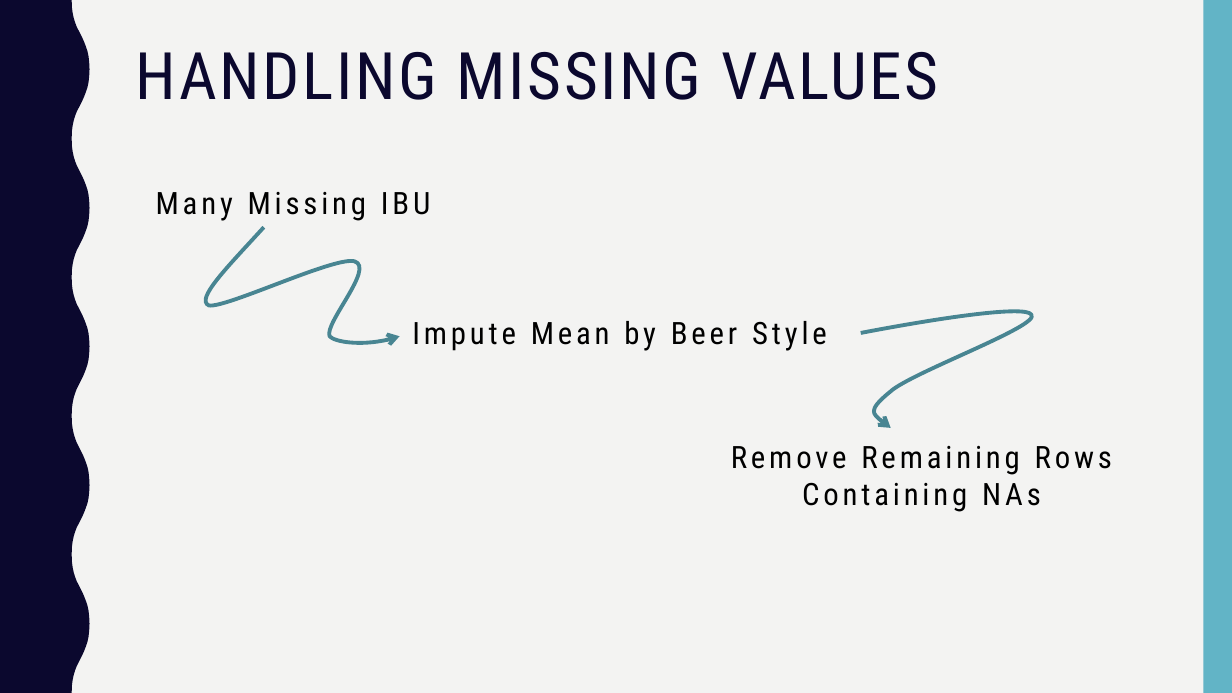
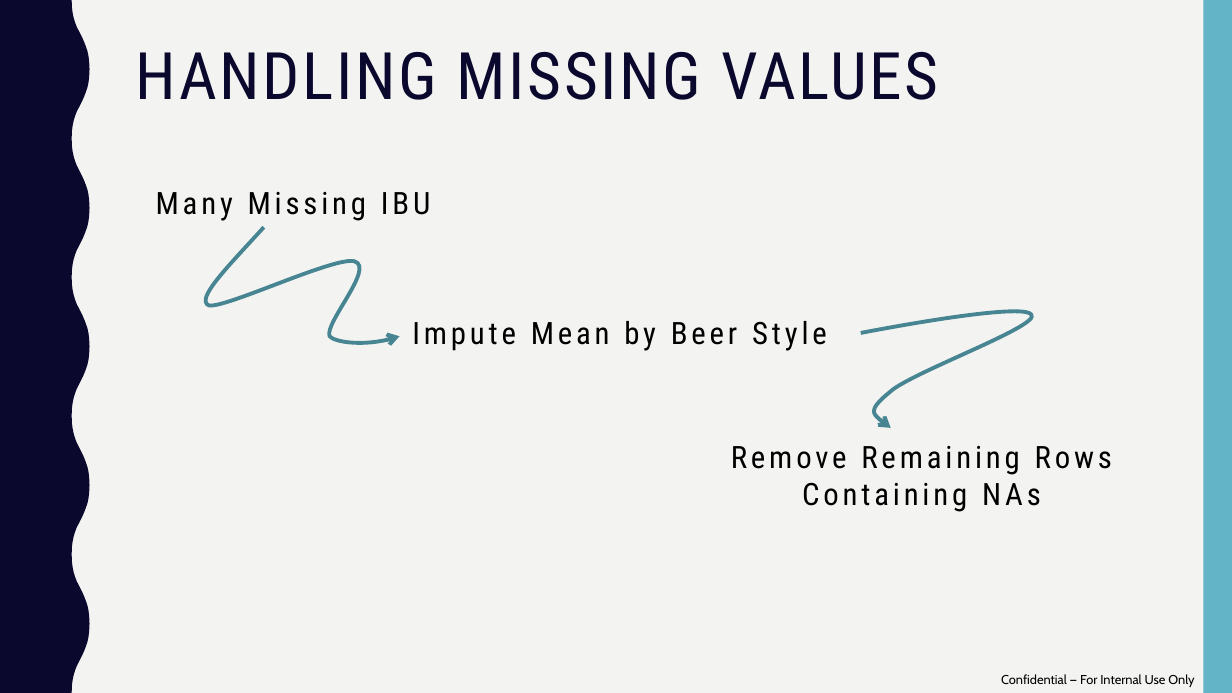
Before and after one commit to mattfarrow1/6306-project-1, a slide deck: slide 3 of docs/Matt_Farrow_Megan_Ball_DS6306_EDA.pptx. Drawn at 1232x693 pixels with LibreOffice and Linux fonts; fonts in the diff are those of the drawing. Boxes give left, top, right and bottom in pixels: in the first picture for what was removed or moved away, otherwise in the second. Text is boxed around its words. In the diff, an @@ line names an element or a change of style, - is before the commit and + after.

```diff
--- a/docs/Matt_Farrow_Megan_Ball_DS6306_EDA.pptx
+++ b/docs/Matt_Farrow_Megan_Ball_DS6306_EDA.pptx
@@ text added at [1001, 674, 1194, 687], 10 pt, text #000000 @@
+Confidential — For Internal Use Only
```
Also in this commit, not shown: 7 other slides changed, 2 slides added.
